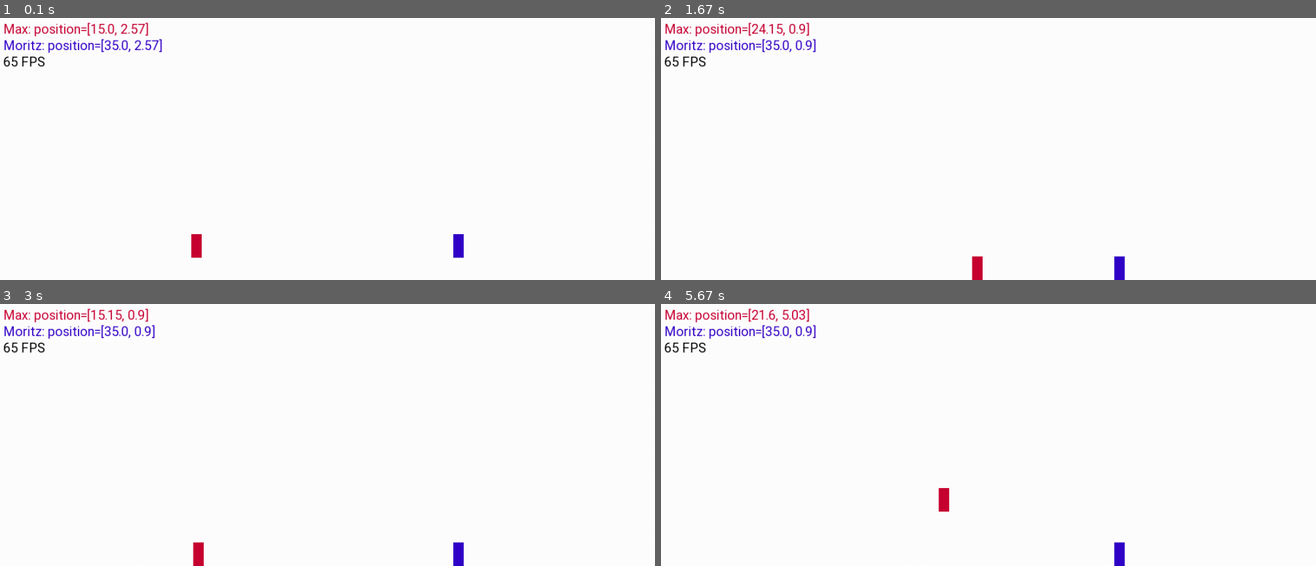
Above: before the commit, frames 1-4 (two rows, left to right).
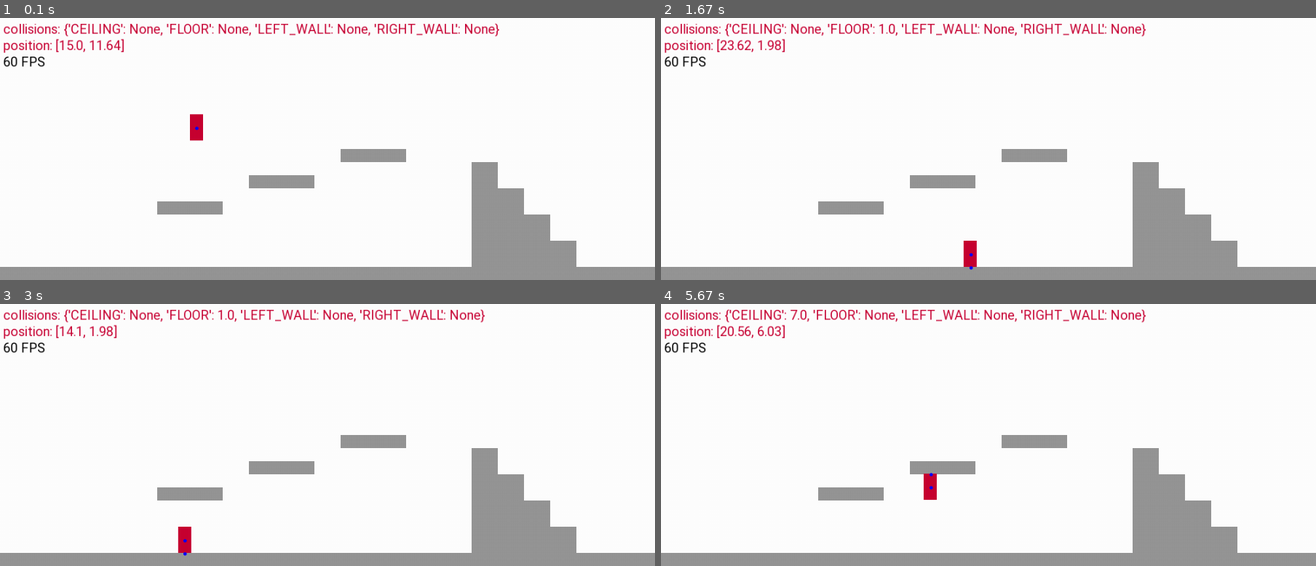
Above: after the commit, the same moments.

Repository: dostuffthatmatters/pygame-jump-n-run
Game: pygame game, started from run.py
Two runs of this game, one before a commit and one after it. Both use one fixed random seed, a clock stepped at 60 frames per second and the inputs below.
Inputs:
- Up to frame 1 (0.1 s): no input
- Up to frame 2 (1.67 s): hold D 0.33-0.8 s; hold W 0.83-1.13 s; hold D 1.17-1.63 s
- Up to frame 3 (3 s): hold A 1.67-2.2 s; hold A 2.57-2.97 s
- Up to frame 4 (5.67 s): hold W 3-3.37 s; hold D 3.4-4.03 s; hold A 4.47-4.93 s; hold D 4.97-5.43 s; hold W from 5.47 s (still down)

The runs differ from the first frame. In frame 1, 13% of the frame differs, in the area x 0-100%, y 1-100%; in frame 2, 13%; in frame 3, 13%; in frame 4, 13%.

Commit message:
Optimize version 2 of the game
Size is now also given as a 2-tuple. Removed repetitivity inside update_for_collision function

Diff:
--- a/game/v2/barrier.py
+++ b/game/v2/barrier.py
@@ -33,22 +33,26 @@
             is_number(y_top if y_top is not None else y_center), \
             "y has to be a number (integer or float)"
 
-        # self.x/self.y is referencing the blocks center
-        self.x = x_left + width/2 if x_left is not None else x_center
-        self.y = y_top - height/2 if y_top is not None else y_center
+        # self.position is referring to the blocks center
+        self.position = [
+            (x_left + (width/2)) if x_left is not None else x_center,
+            (y_top - (height/2)) if y_top is not None else y_center
+        ]
 
-        self.width = width
-        self.height = height
+        self.size = [
+            width,
+            height
+        ]
 
         self.color = color
 
         SquareBarrier.instances.append(self)
 
     def draw(self, game):
-        w = self.width * SCALING_FACTOR
-        h = self.height * SCALING_FACTOR
-        x = (self.x * SCALING_FACTOR) - (w/2)
-        y = game.height - ((self.y * SCALING_FACTOR) + (h/2))
+        w = self.size[0] * SCALING_FACTOR
+        h = self.size[1] * SCALING_FACTOR
+        x = (self.position[0] * SCALING_FACTOR) - (w/2)
+        y = game.height - ((self.position[1] * SCALING_FACTOR) + (h/2))
         game.draw_rect(x, y, w, h, color=self.color)
 
     @staticmethod
@@ -56,47 +60,60 @@
         for barrier in SquareBarrier.instances:
             barrier.draw(game)
 
-    @staticmethod
-    def create(x_left, y_top, width, height, color=(150, 150, 150)):
-        SquareBarrier(x_left=x_left, y_top=y_top, width=width, height=height, color=color)
+    def detect_collision(self, player):
+        dx_min = player.size[0]/2 + self.size[0]/2
+        dy_min = player.size[1]/2 + self.size[1]/2
 
-    def detect_collision(self, x_center, y_center, width, height):
-        dx_min = width/2 + self.width/2
-        dy_min = height/2 + self.height/2
+        dx = player.position[0] - self.position[0]  # dx > 0 = player is right from the barrier
+        dy = player.position[1] - self.position[1]  # dy > 0 = player is above the barrier
 
-        dx = x_center - self.x  # dx > 0 = player is right from the barrier
-        dy = y_center - self.y  # dy > 0 = player is above the barrier
+        horizontal_overlap = (dx_min - abs(dx))
+        vertical_overlap = (dy_min - abs(dy))
 
         collision = {}
 
-        if dx_min > abs(dx) and dy_min > abs(dy):
-            # Overlaps!
-
-            vertical_overlap = (dy_min-abs(dy))
-            horizontal_overlap = (dx_min-abs(dx))
+        if vertical_overlap > 0 and horizontal_overlap > 0:
 
             if vertical_overlap < horizontal_overlap:
                 if dy > 0:
-                    collision = {"FLOOR": self.y + self.height/2}
+                    collision = {"FLOOR": self.position[1] + self.size[1]/2}
                 else:
-                    collision = {"CEILING": self.y - self.height/2}
+                    collision = {"CEILING": self.position[1] - self.size[1]/2}
             else:
                 if dx > 0:
-                    collision = {"LEFT_WALL": self.x + self.width/2}
+                    collision = {"LEFT_WALL": self.position[0] + self.size[0]/2}
                 else:
-                    collision = {"RIGHT_WALL": self.x - self.width/2}
-
-            assert len(collision) > 0, "Math is wrong"
+                    collision = {"RIGHT_WALL": self.position[0] - self.size[0]/2}
 
         return collision
 
     @staticmethod
-    def detect_all_collisions(x_center, y_center, width, height):
-        all_collisions = {}
+    def detect_all_collisions(player):
+        # 1. Fetch all possiple collisions
+        all_collisions = {
+            'FLOOR': [],
+            'CEILING': [],
+            'LEFT_WALL': [],
+            'RIGHT_WALL': [],
+        }
         for barrier in SquareBarrier.instances:
-            single_collision = barrier.detect_collision(x_center, y_center, width, height)
+            single_collision = barrier.detect_collision(player)
             for side in single_collision:
-                # Only detect one collision per direction yet!
-                if side not in all_collisions:
-                    all_collisions[side] = single_collision[side]
-        return all_collisions
+                all_collisions[side].append(single_collision[side])
+
+        print(all_collisions)
+
+        # 2. Reduce all collisions to the relevant ones, example:
+        #    all_collisions['FLOOR'] = [3.0, 4.2, 2.2, 4.0]
+        #    -> relevant_collisions['FLOOR'] = 4.2
+        relevant_collisions = {}
+        for side in all_collisions:
+            collisions_count = len(all_collisions[side])
+            if collisions_count > 0:
+                if collisions_count > 1:
+                    all_collisions[side] = list(sorted(all_collisions[side], reverse=side in ('FLOOR', 'LEFT_WALL')))
+                relevant_collisions[side] = all_collisions[side][0]
+
+        print(relevant_collisions)
+
+        return relevant_collisions
--- a/game/v2/main.py
+++ b/game/v2/main.py
@@ -38,26 +38,26 @@
     )
 
     player_1 = Player(
-        "Max", color=(200, 0, 50), position=(15, 3),
+        "Max", color=(200, 0, 50), position=(15, 12),
         keymap={K_w: 'UP', K_a: 'LEFT', K_s: 'DOWN', K_d: 'RIGHT'}
     )
 
     # Window boundaries
-    SquareBarrier.create(x_left=-1, y_top=21, width=52, height=1)  # top
-    SquareBarrier.create(x_left=-1, y_top=1, width=52, height=1)  # bottom
-    SquareBarrier.create(x_left=-1, y_top=21, width=1, height=22)  # left
-    SquareBarrier.create(x_left=50, y_top=21, width=1, height=22)  # right
+    SquareBarrier(x_left=-1, y_top=21, width=52, height=1)  # top
+    SquareBarrier(x_left=-1, y_top=1, width=52, height=1)  # bottom
+    SquareBarrier(x_left=-1, y_top=21, width=1, height=22)  # left
+    SquareBarrier(x_left=50, y_top=21, width=1, height=22)  # right
 
     # 3 step barriers
-    SquareBarrier.create(x_left=12, y_top=6, width=5, height=1)
-    SquareBarrier.create(x_left=19, y_top=8, width=5, height=1)
-    SquareBarrier.create(x_left=26, y_top=10, width=5, height=1)
+    SquareBarrier(x_left=12, y_top=6, width=5, height=1)  # step 1
+    SquareBarrier(x_left=19, y_top=8, width=5, height=1)  # step 2
+    SquareBarrier(x_left=26, y_top=10, width=5, height=1)  # step 3
 
     # "half pyramid" barrier
-    SquareBarrier.create(x_left=36, y_top=9, width=2, height=8)
-    SquareBarrier.create(x_left=38, y_top=7, width=2, height=6)
-    SquareBarrier.create(x_left=40, y_top=5, width=2, height=4)
-    SquareBarrier.create(x_left=42, y_top=3, width=2, height=2)
+    SquareBarrier(x_left=36, y_top=9, width=2, height=8)  # column 1
+    SquareBarrier(x_left=38, y_top=7, width=2, height=6)  # column 2
+    SquareBarrier(x_left=40, y_top=5, width=2, height=4)  # column 3
+    SquareBarrier(x_left=42, y_top=3, width=2, height=2)  # column 4
 
     while True:
         for event in pygame.event.get():
--- a/game/v2/player.py
+++ b/game/v2/player.py
@@ -39,6 +39,7 @@
             assert len(keymap) == 4, 'Only keys for [UP, LEFT, DOWN, RIGHT] allowed in keymap property'
 
         self.position = position
+        self.size = [width, height]
         self.velocity = [0.0, 0.0]
 
         self.keymap = keymap
@@ -51,8 +52,6 @@
 
         self.name = name
         self.color = color
-        self.width = width
-        self.height = height
 
         self.collisions = {
             'CEILING': None,
@@ -70,12 +69,10 @@
             f"Only key-events from {list(self.keymap.keys())} allowed"
         self.keypressed[self.keymap[event_key]] = keydown
 
-    def update_collisions(self, new_velocity, new_position):
-        all_collisions = SquareBarrier.detect_all_collisions(
-            x_center=new_position[0], y_center=new_position[1],
-            width=self.width, height=self.height
-        )
+    def update_for_collisions(self, new_velocity, new_position):
+        all_collisions = SquareBarrier.detect_all_collisions(self)
 
+        print(self.position)
         new_collisions = {
             'CEILING': None,
             'FLOOR': None,
@@ -83,67 +80,57 @@
             'RIGHT_WALL': None
         }
 
+        def fix_position(side):
+            dimension = 1 if (side in ('FLOOR', 'CEILING')) else 0
+            coordinate_direction = +1 if (side in ('FLOOR', 'LEFT_WALL')) else -1
+            new_velocity[dimension] = 0
+            limit_center_offset = ((self.size[dimension]/2) - ERROR_MARGIN) * coordinate_direction
+            new_position[dimension] = all_collisions[side] + limit_center_offset
+            new_collisions[side] = all_collisions[side]
+
         if 'FLOOR' in all_collisions and new_velocity[1] < ERROR_MARGIN:
-            y_floor = all_collisions['FLOOR']
-            new_velocity[1] = 0
-            new_position[1] = y_floor + (self.height/2) - ERROR_MARGIN
-            new_collisions['FLOOR'] = y_floor
-
-        if 'CEILING' in all_collisions and new_velocity[1] > -ERROR_MARGIN:
-            y_ceil = all_collisions['CEILING']
-            new_velocity[1] = 0
-            new_position[1] = y_ceil - (self.height/2) + ERROR_MARGIN
-            new_collisions['CEILING'] = y_ceil
+            fix_position('FLOOR')
+        elif 'CEILING' in all_collisions and new_velocity[1] > -ERROR_MARGIN:
+            fix_position('CEILING')
 
         if 'LEFT_WALL' in all_collisions and new_velocity[0] < ERROR_MARGIN:
-            x_wall = all_collisions['LEFT_WALL']
-            new_velocity[0] = 0
-            new_position[0] = x_wall + (self.width/2) - ERROR_MARGIN
-            new_collisions['LEFT_WALL'] = x_wall
-
-        if 'RIGHT_WALL' in all_collisions and new_velocity[0] > -ERROR_MARGIN:
-            x_wall = all_collisions['RIGHT_WALL']
-            new_velocity[0] = 0
-            new_position[0] = x_wall - (self.width/2) + ERROR_MARGIN
-            new_collisions['RIGHT_WALL'] = x_wall
+            fix_position('LEFT_WALL')
+        elif 'RIGHT_WALL' in all_collisions and new_velocity[0] > -ERROR_MARGIN:
+            fix_position('RIGHT_WALL')
 
         self.collisions = new_collisions
-
-        new_velocity = [round(v, COORDINATE_PRECISION) for v in new_velocity]
-        new_position = [round(p, COORDINATE_PRECISION) for p in new_position]
-        return new_velocity, new_position
+        self.velocity = [round(v, COORDINATE_PRECISION) for v in new_velocity]
+        self.position = [round(p, COORDINATE_PRECISION) for p in new_position]
+        print(self.position)
+        print()
 
     def update(self, timedelta):
         new_velocity = [0, 0]
 
-        if self.collisions['RIGHT_WALL'] is None and \
-                self.keypressed['RIGHT'] and not self.keypressed['LEFT']:
-            new_velocity[0] = RUN_VELOCITY
+        if self.collisions['RIGHT_WALL'] is None:
+            if self.keypressed['RIGHT'] and not self.keypressed['LEFT']:
+                new_velocity[0] = RUN_VELOCITY
 
-        if self.collisions['LEFT_WALL'] is None and \
-                self.keypressed['LEFT'] and not self.keypressed['RIGHT']:
-            new_velocity[0] = -RUN_VELOCITY
+        if self.collisions['LEFT_WALL'] is None:
+            if self.keypressed['LEFT'] and not self.keypressed['RIGHT']:
+                new_velocity[0] = -RUN_VELOCITY
+
+        if self.collisions['FLOOR'] is not None:
+            if self.keypressed['UP'] and not self.keypressed['DOWN']:
+                if self.velocity[1] < ERROR_MARGIN:
+                    new_velocity[1] = new_velocity[1] = JUMP_VELOCITY
+        else:
+            if self.keypressed['DOWN']:
+                new_velocity[1] = -JUMP_VELOCITY  # A Mario like forced smash downwards
+            else:
+                new_velocity[1] = self.velocity[1] - GRAVITY * timedelta
 
         new_position = [
             self.position[0] + new_velocity[0] * timedelta,
-            0
+            self.position[1] + new_velocity[1] * timedelta
         ]
 
-        if self.collisions['FLOOR'] is None:
-            new_velocity[1] = self.velocity[1] - GRAVITY * timedelta
-            if self.keypressed['DOWN']:
-                new_velocity[1] = -JUMP_VELOCITY
-            new_position[1] = self.position[1] + new_velocity[1] * timedelta
-        else:
-            # If on some floor
-            if self.keypressed['UP'] and not self.keypressed['DOWN']:
-                if self.velocity[1] < ERROR_MARGIN:
-                    new_velocity[1] = new_velocity[1] = JUMP_VELOCITY
-                new_position[1] = self.position[1] + new_velocity[1] * timedelta
-            else:
-                new_position[1] = self.collisions['FLOOR'] + (self.height/2) - ERROR_MARGIN
-
-        self.velocity, self.position = self.update_collisions(new_velocity, new_position)
+        self.update_for_collisions(new_velocity, new_position)
 
     @staticmethod
     def update_all(timedelta):
@@ -151,25 +138,26 @@
             player.update(timedelta)
 
     def draw(self, game):
-        rect_w = self.width * SCALING_FACTOR
-        rect_h = self.height * SCALING_FACTOR
+        rect_w = self.size[0] * SCALING_FACTOR
+        rect_h = self.size[1] * SCALING_FACTOR
         rect_x = self.position[0] * SCALING_FACTOR - (rect_w/2)
         rect_y = game.height - (self.position[1] * SCALING_FACTOR + (rect_h/2))
         game.draw_rect(rect_x, rect_y, rect_w, rect_h, color=self.color)
 
         if DRAW_HELPERS:
-            circle_r = min((self.width, self.height)) * 0.1 * SCALING_FACTOR
-            sides = [
-                {"identifier": "CENTER", "dx": 0, "dy": 0},
-                {"identifier": "FLOOR", "dx": 0, "dy": -self.height/2},
-                {"identifier": "CEILING", "dx": 0, "dy": +self.height/2},
-                {"identifier": "LEFT_WALL", "dx": -self.width/2, "dy": 0},
-                {"identifier": "RIGHT_WALL", "dx": +self.width/2, "dy": 0}
-            ]
-            for side in sides:
-                if side["identifier"] == "CENTER" or self.collisions[side["identifier"]] is not None:
-                    circle_x = (self.position[0] + side["dx"]) * SCALING_FACTOR
-                    circle_y = game.height - ((self.position[1] + side["dy"]) * SCALING_FACTOR)
+            circle_r = min((self.size[0], self.size[1])) * 0.1 * SCALING_FACTOR
+            circle_offsets = {
+                "CENTER": [0, 0],
+                "FLOOR": [0, -self.size[1]/2],
+                "CEILING": [0, +self.size[1]/2],
+                "LEFT_WALL": [-self.size[0]/2, 0],
+                "RIGHT_WALL": [+self.size[0]/2, 0],
+            }
+            for side in circle_offsets:
+                # Only draw center circle and all side circles for colliding sides
+                if side == "CENTER" or self.collisions[side] is not None:
+                    circle_x = (self.position[0] + circle_offsets[side][0]) * SCALING_FACTOR
+                    circle_y = game.height - ((self.position[1] + circle_offsets[side][1]) * SCALING_FACTOR)
                     game.draw_circle(circle_x, circle_y, circle_r, color=(0, 0, 255))
 
     @staticmethod
--- a/run.py
+++ b/run.py
@@ -1,4 +1,4 @@
 
-from game.v1 import run
+from game.v2 import run
 
 run()
